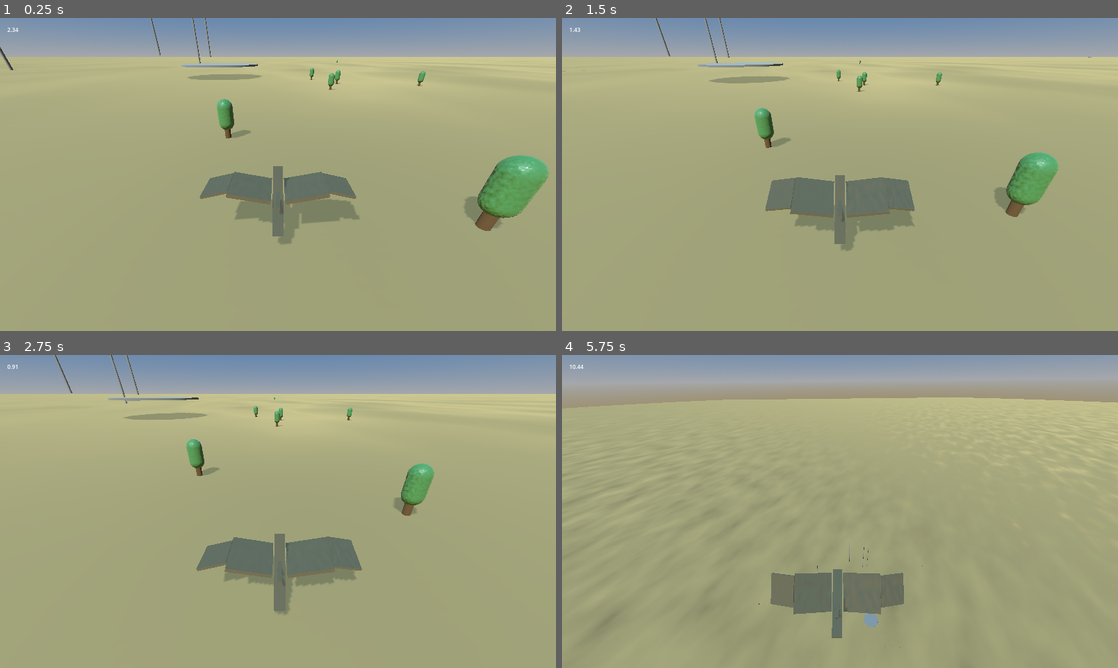
Above: before the commit, frames 1-4 (two rows, left to right).
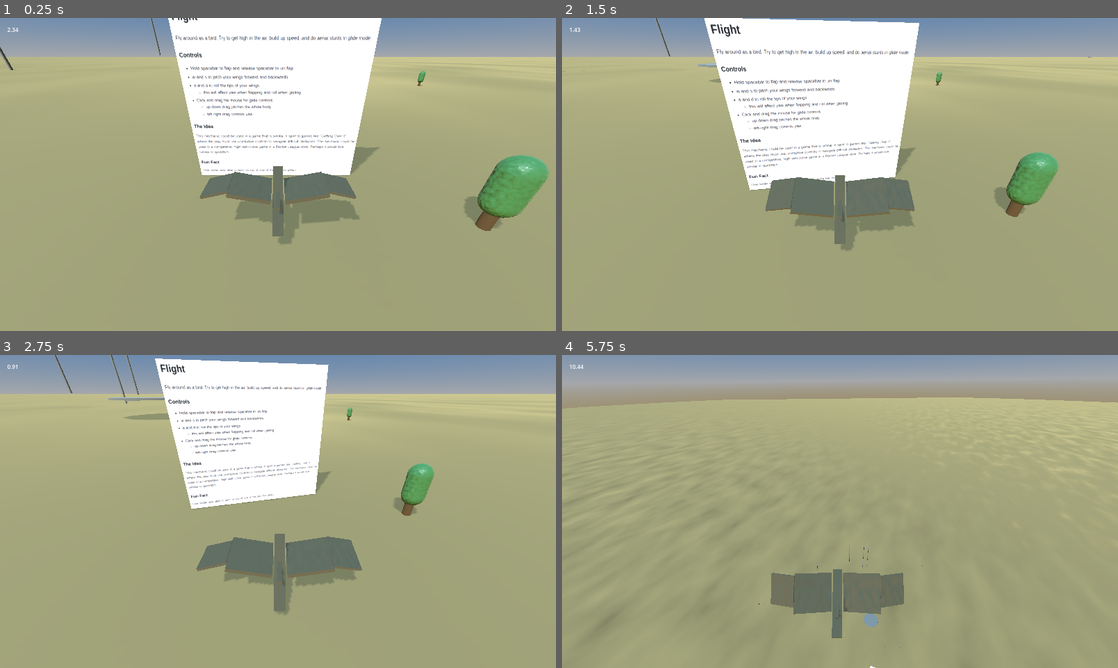
Above: after the commit, the same moments.

Repository: westonkelliher/GodotDemos
Game: Godot game, scene res://world.tscn
Same seed, same stepped clock (60 frames per second), same inputs: the game is played once before the commit and once after it.
Inputs (mouse positions are in pixels of both pictures, inside the frame that each line leads up to):
- Up to frame 1 (0.25 s): no input
- Up to frame 2 (1.5 s): move the mouse to (962, 158) at 0.52 s; press the mouse at (962, 158) at 0.53 s; hold D (right) 0.53-1.28 s; tap Space (flap) at 0.77, 1.07 s; move the mouse to (728, 190) at 1.27 s; release the mouse at (728, 190) at 1.28 s; hold S (backward) from 1.28 s (still down); click (728, 190) at 1.35 s
- Up to frame 3 (2.75 s): tap Space (flap) at 1.52, 1.82 s; move the mouse to (333, 442) at 2.02 s; release S (backward) at 2.03 s; press the mouse at (333, 442) at 2.03 s; hold D (right) from 2.03 s (still down)
- Up to frame 4 (5.75 s): move the mouse to (812, 574) at 2.77 s; release D (right) at 2.78 s; release the mouse at (812, 574) at 2.78 s; hold U (cheat_up) 2.78-3.53 s; click (812, 574) at 2.85 s; tap Space (flap) at 3.02, 3.32, 3.77, 4.07, 4.52, 4.82 s; move the mouse to (1006, 558) at 3.52 s; press the mouse at (1006, 558) at 3.53 s; hold A (left) 3.53-5.03 s; move the mouse to (673, 464) at 4.27 s; release the mouse at (673, 464) at 4.28 s; click (673, 464) at 4.35 s; move the mouse to (867, 511) at 5.02 s; press the mouse at (867, 511) at 5.03 s; hold S (backward) from 5.03 s (still down)

The runs differ from the first frame. In frame 1, 16% of the frame differs, in the area x 30-69%, y 0-51%; in frame 2, 17%, in the area x 25-65%, y 0-56%; in frame 3, 12%; in frame 4, less than 0.1%.

Commit message:
update flight readme

Diff:
--- a/Flight/bird.gd
+++ b/Flight/bird.gd
@@ -292,7 +292,6 @@
 	drag_mult += drag_normal.dot(wing_up)*FLAT_DRAG
 	drag_mult *= 0.2 + 0.8*torso_tilt
 	drag_mult *= 1.0/(1.0+flap_speed)
-	print(drag_mult)
 	velocity += wing_up * velocity.length() * drag_mult * delta
 	#
 	#$D/Vecs/Drag.target_position = drag_normal
--- a/Flight/pillar.tscn
+++ b/Flight/pillar.tscn
@@ -10,7 +10,6 @@
 height = 50.0
 
 [node name="Pillar" type="CharacterBody3D"]
-transform = Transform3D(1, 0, 0, 0, 1, 0, 0, 0, 1, 0, 0, 0)
 
 [node name="MeshInstance3D" type="MeshInstance3D" parent="."]
 transform = Transform3D(1, 0, 0, 0, 1, 0, 0, 0, 1, 0, 25, 0)
--- a/Flight/project.godot
+++ b/Flight/project.godot
@@ -12,7 +12,7 @@
 
 config/name="Flight"
 run/main_scene="res://world.tscn"
-config/features=PackedStringArray("4.2", "Forward Plus")
+config/features=PackedStringArray("4.3", "Forward Plus")
 config/icon="res://icon.svg"
 
 [debug]
@@ -28,22 +28,22 @@
 
 forward={
 "deadzone": 0.5,
-"events": [Object(InputEventKey,"resource_local_to_scene":fa …(172 unchanged characters)… eycode":87,"key_label":0,"unicode":119,"echo":false,"script":null)
+"events": [Object(InputEventKey,"resource_local_to_scene":fa …(172 unchanged characters)… eycode":87,"key_label":0,"unicode":119,"location":0,"echo":false,"script":null)
 ]
 }
 backward={
 "deadzone": 0.5,
-"events": [Object(InputEventKey,"resource_local_to_scene":fa …(172 unchanged characters)… eycode":83,"key_label":0,"unicode":115,"echo":false,"script":null)
+"events": [Object(InputEventKey,"resource_local_to_scene":fa …(172 unchanged characters)… eycode":83,"key_label":0,"unicode":115,"location":0,"echo":false,"script":null)
 ]
 }
 left={
 "deadzone": 0.5,
-"events": [Object(InputEventKey,"resource_local_to_scene":fa …(171 unchanged characters)… keycode":65,"key_label":0,"unicode":97,"echo":false,"script":null)
+"events": [Object(InputEventKey,"resource_local_to_scene":fa …(171 unchanged characters)… keycode":65,"key_label":0,"unicode":97,"location":0,"echo":false,"script":null)
 ]
 }
 right={
 "deadzone": 0.5,
-"events": [Object(InputEventKey,"resource_local_to_scene":fa …(172 unchanged characters)… eycode":68,"key_label":0,"unicode":100,"echo":false,"script":null)
+"events": [Object(InputEventKey,"resource_local_to_scene":fa …(172 unchanged characters)… eycode":68,"key_label":0,"unicode":100,"location":0,"echo":false,"script":null)
 ]
 }
 clickdown={
@@ -53,11 +53,11 @@
 }
 flap={
 "deadzone": 0.5,
-"events": [Object(InputEventKey,"resource_local_to_scene":fa …(171 unchanged characters)… keycode":32,"key_label":0,"unicode":32,"echo":false,"script":null)
+"events": [Object(InputEventKey,"resource_local_to_scene":fa …(171 unchanged characters)… keycode":32,"key_label":0,"unicode":32,"location":0,"echo":false,"script":null)
 ]
 }
 cheat_up={
 "deadzone": 0.5,
-"events": [Object(InputEventKey,"resource_local_to_scene":fa …(172 unchanged characters)… eycode":85,"key_label":0,"unicode":117,"echo":false,"script":null)
+"events": [Object(InputEventKey,"resource_local_to_scene":fa …(172 unchanged characters)… eycode":85,"key_label":0,"unicode":117,"location":0,"echo":false,"script":null)
 ]
 }
--- a/Flight/test_object.tscn
+++ b/Flight/test_object.tscn
@@ -14,7 +14,6 @@
 radius = 10.0
 
 [node name="TestObject" type="CharacterBody3D"]
-transform = Transform3D(1, 0, 0, 0, 1, 0, 0, 0, 1, 0, 0, 0)
 script = ExtResource("1_1r73h")
 
 [node name="MeshInstance3D" type="MeshInstance3D" parent="."]
--- a/Flight/world.tscn
+++ b/Flight/world.tscn
@@ -6,6 +6,7 @@
 [ext_resource type="PackedScene" uid="uid://dwifatahjw2iw" path="res://bird.tscn" id="3_bjcqp"]
 [ext_resource type="PackedScene" uid="uid://jhn0yhq36e1n" path="res://test_object.tscn" id="5_iule0"]
 [ext_resource type="PackedScene" uid="uid://hk1w0x6yn1fw" path="res://pillar.tscn" id="6_3pknp"]
+[ext_resource type="Texture2D" uid="uid://bg3bo44wfl6ck" path="res://README.png" id="7_15th5"]
 
 [sub_resource type="ProceduralSkyMaterial" id="ProceduralSkyMaterial_axce7"]
 sky_top_color = Color(0.215686, 0.435294, 0.690196, 1)
@@ -19,6 +20,17 @@
 [sub_resource type="Environment" id="Environment_x5ugx"]
 background_mode = 2
 sky = SubResource("Sky_5n7ue")
+
+[sub_resource type="StandardMaterial3D" id="StandardMaterial3D_0vfek"]
+albedo_texture = ExtResource("7_15th5")
+albedo_texture_force_srgb = true
+emission_enabled = true
+emission_energy_multiplier = 0.5
+emission_texture = ExtResource("7_15th5")
+
+[sub_resource type="QuadMesh" id="QuadMesh_b38x3"]
+material = SubResource("StandardMaterial3D_0vfek")
+size = Vector2(7, 6.3)
 
 [node name="World" type="Node3D"]
 script = ExtResource("1_cb1s3")
@@ -137,3 +149,7 @@
 
 [node name="Pillar11" parent="Objects" instance=ExtResource("6_3pknp")]
 transform = Transform3D(1, 0, 0, 0, 1, 0, 0, 0, 1, -45.8163, 4.91297, -154.274)
+
+[node name="MeshInstance3D" type="MeshInstance3D" parent="."]
+transform = Transform3D(1, 0, 0, 0, 1, 0, 0, 0, 1, -0.101183, 3.2285, -3.34574)
+mesh = SubResource("QuadMesh_b38x3")
Binary file added: Flight/README.png
Not shown, added: Flight/README.png.import
Not shown: 1 places in Flight/world.tscn that only renumber resources
Not shown, changed: Flight/README.md
